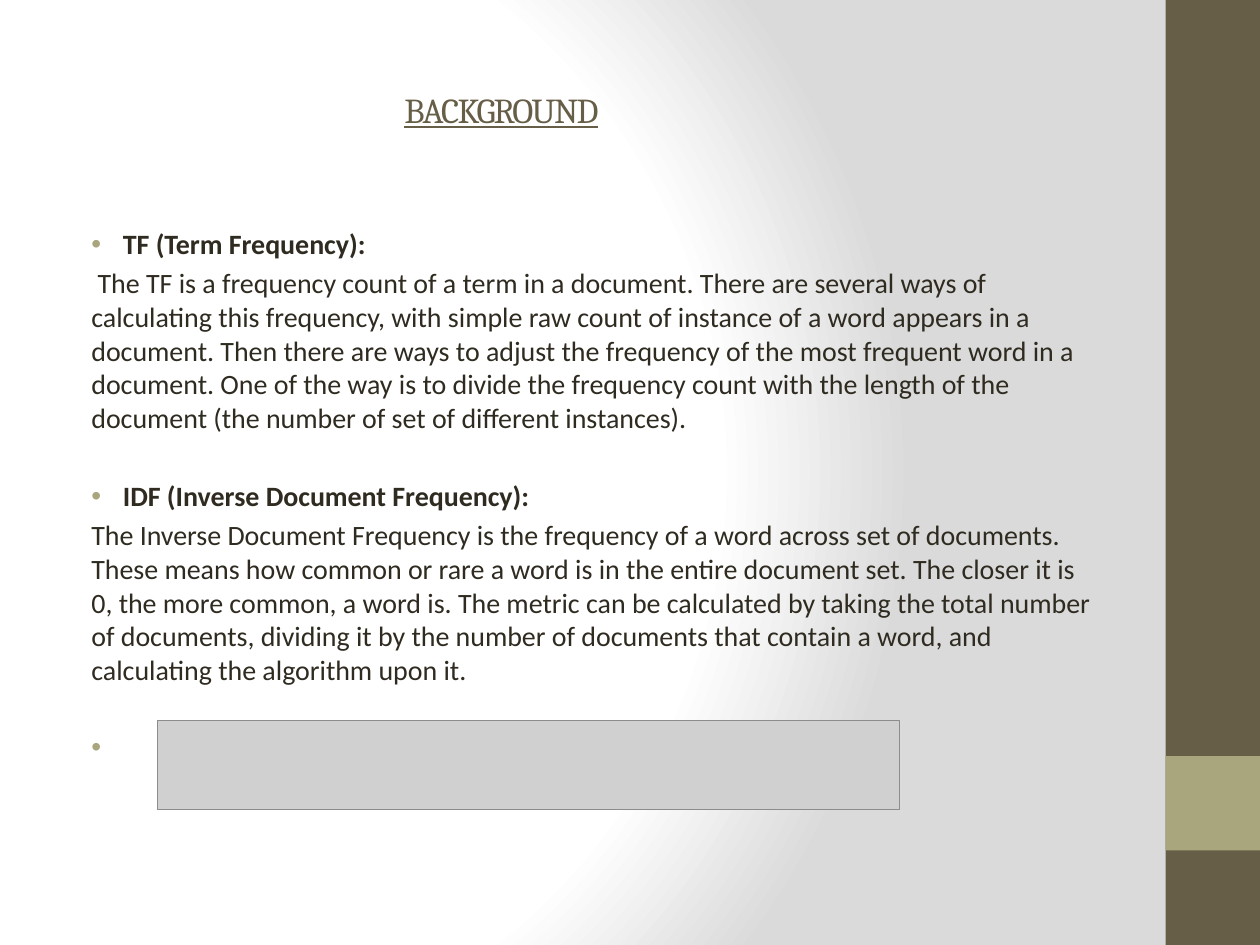
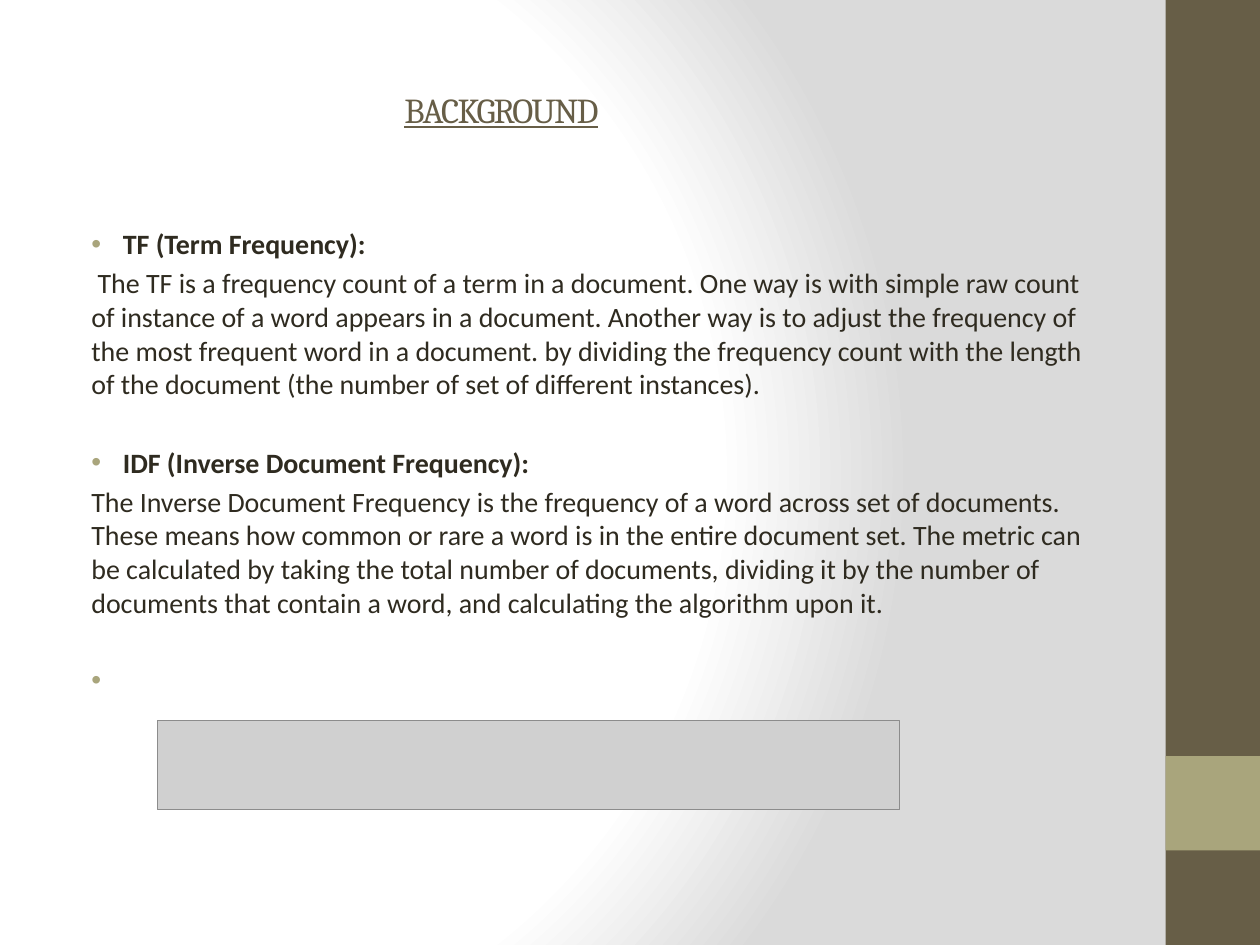
Before and after one commit to Sapan-Ravidas/QuestionsAnswers, a slide deck: slide 4 of INTRODUCTION.pptx. Drawn at 1260x945 pixels with LibreOffice and Linux fonts; fonts in the diff are those of the drawing; grey boxes stand for pictures. Boxes give left, top, right and bottom in pixels: in the first picture for what was removed or moved away, otherwise in the second. Text is boxed around its words. In the diff, an @@ line names an element or a change of style, - is before the commit and + after.

```diff
--- a/INTRODUCTION.pptx
+++ b/INTRODUCTION.pptx
@@ text at <box>91,273,1082,398</box>: text changed @@
-The TF is a frequency count of a term in a document. There are several ways of calculating this frequency, with simple raw count of instance of a word appears in a document. Then there are ways to adjust the frequency of the most frequent word in a document. One of the way is to divide the frequency count with the length of the document (the number of set of different instances).
+The TF is a frequency count of a term in a document. One way is with simple raw count of instance of a word appears in a document. Another way is to adjust the frequency of the most frequent word in a document. by dividing the frequency count with the length of the document (the number of set of different instances).
@@ text at <box>91,492,1081,618</box>: text changed @@
-The Inverse Document Frequency is the frequency of a word across set of documents. These means how common or rare a word is in the entire document set. The closer it is 0, the more common, a word is. The metric can be calculated by taking the total number of documents, dividing it by the number of documents that contain a word, and calculating the algorithm upon it.
+The Inverse Document Frequency is the frequency of a word across set of documents. These means how common or rare a word is in the entire document set. The metric can be calculated by taking the total number of documents, dividing it by the number of documents that contain a word, and calculating the algorithm upon it.
```
Also in this commit, not shown: 5 other slides changed.
